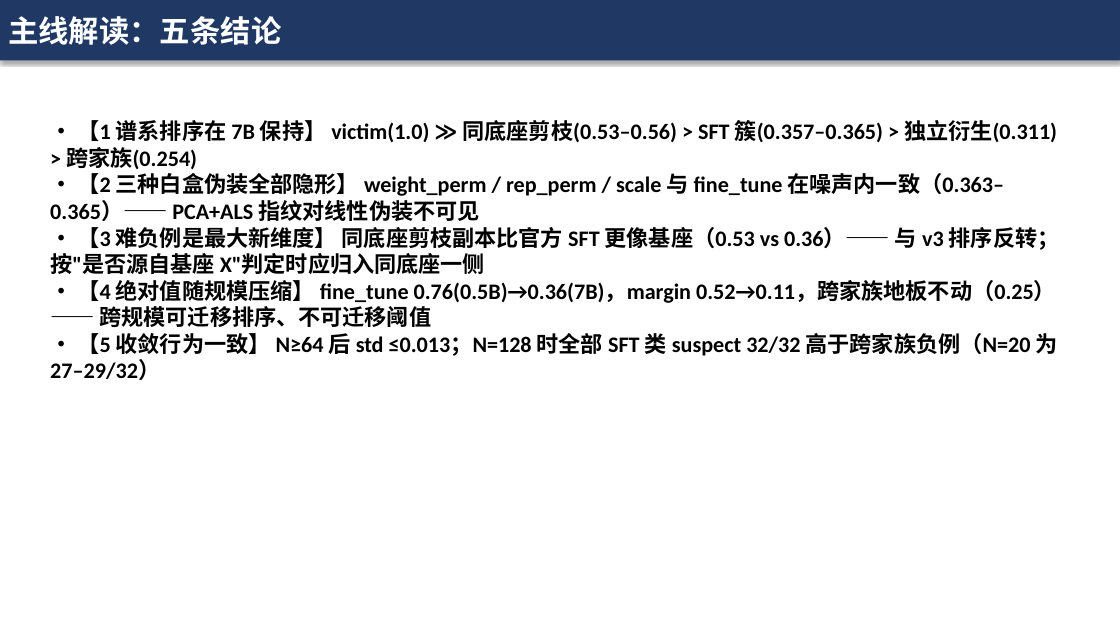
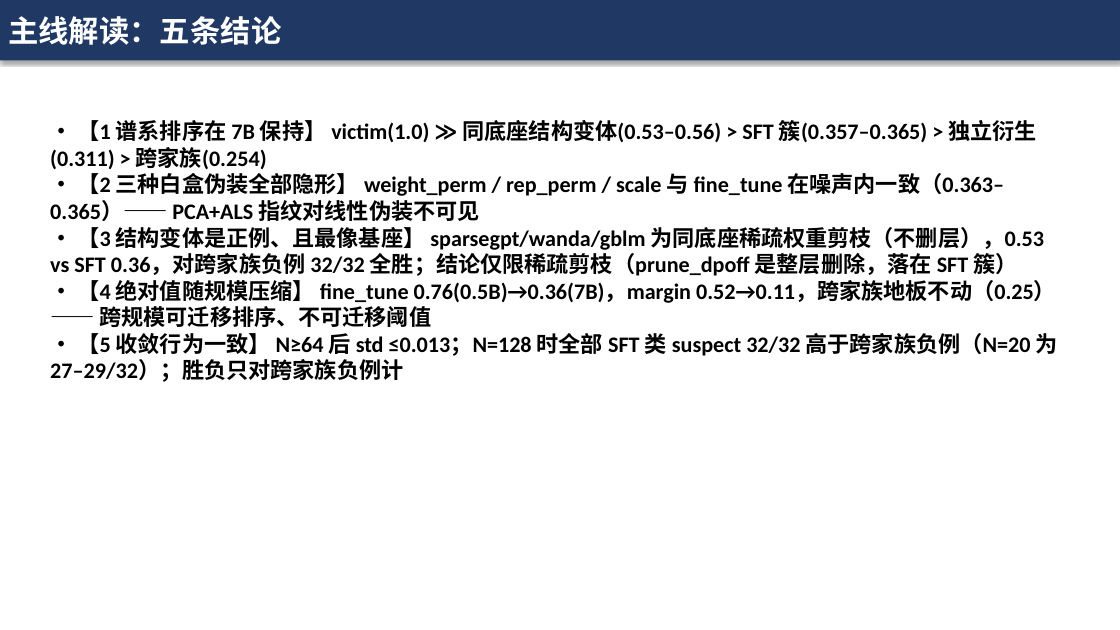
Before and after one commit to kyrie114/DiffIP, a slide deck: slide 6 of llm_migration_v4/汇报_v4_7B规模验证.pptx (slide 7 before the commit). Drawn at 1120x630 pixels with LibreOffice and Linux fonts; fonts in the diff are those of the drawing. Boxes give left, top, right and bottom in pixels: in the first picture for what was removed or moved away, otherwise in the second. Text is boxed around its words. In the diff, an @@ line names an element or a change of style, - is before the commit and + after.

Commit message:
v4: 剪枝变体改归正例(结构变体)、剪法口径注明、mid2 重评分选项、PPT 去封面

```diff
--- a/llm_migration_v4/汇报_v4_7B规模验证.pptx
+++ b/llm_migration_v4/汇报_v4_7B规模验证.pptx
@@ text at [50, 120, 1036, 169]: text changed @@
-• 【1 谱系排序在 7B 保持】 victim(1.0) ≫ 同底座剪枝(0.53–0.56) > SFT 簇(0.357–0.365) > 独立衍生(0.311) > 跨家族(0.254)
+• 【1 谱系排序在 7B 保持】 victim(1.0) ≫ 同底座结构变体(0.53–0.56) > SFT 簇(0.357–0.365) > 独立衍生(0.311) > 跨家族(0.254)
@@ text at [50, 227, 1044, 276]: text changed @@
-• 【3 难负例是最大新维度】 同底座剪枝副本比官方 SFT 更像基座（0.53 vs 0.36）—— 与 v3 排序反转；按"是否源自基座 X"判定时应归入同底座一侧
+• 【3 结构变体是正例、且最像基座】 sparsegpt/wanda/gblm 为同底座稀疏权重剪枝（不删层），0.53 vs SFT 0.36，对跨家族负例 32/32 全胜；结论仅限稀疏剪枝（prune_dpoff 是整层删除，落在 SFT 簇）
@@ text at [50, 333, 1058, 382]: text changed @@
-• 【5 收敛行为一致】 N≥64 后 std ≤0.013；N=128 时全部 SFT 类 suspect 32/32 高于跨家族负例（N=20 为 27–29/32）
+• 【5 收敛行为一致】 N≥64 后 std ≤0.013；N=128 时全部 SFT 类 suspect 32/32 高于跨家族负例（N=20 为 27–29/32）；胜负只对跨家族负例计
```
Also in this commit, not shown: 5 other slides changed, 1 slide removed, 9 other files.
